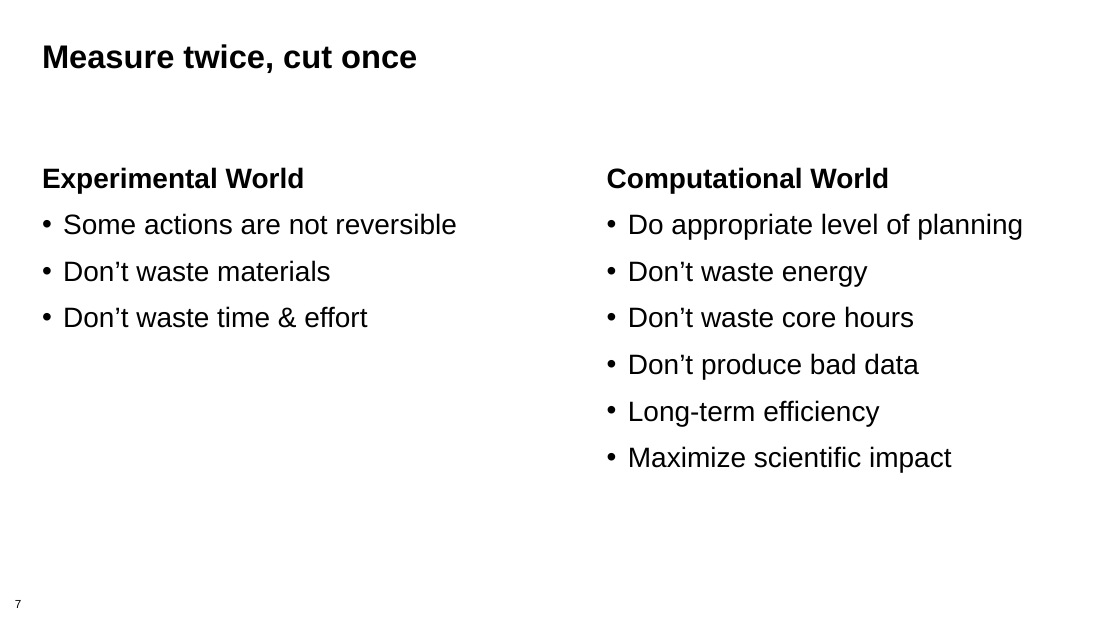
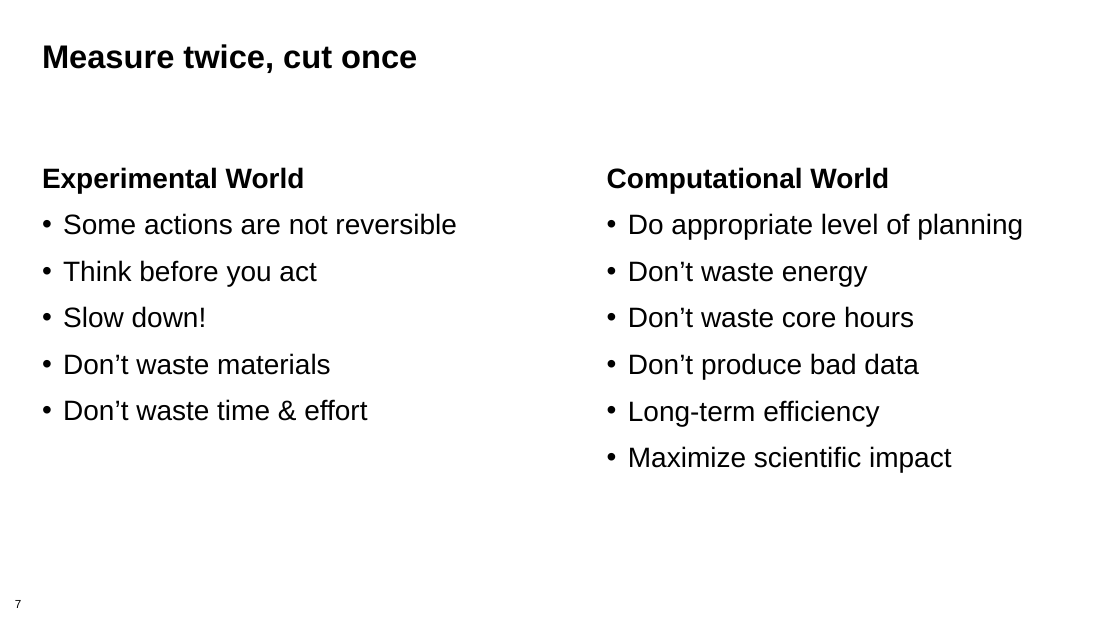
Before and after one commit to bssw-tutorial/presentations, a slide deck: slide 7 of computational-expts.pptx. Drawn at 1120x630 pixels with LibreOffice and Linux fonts; fonts in the diff are those of the drawing; background and template pictures are left out. Boxes give left, top, right and bottom in pixels: in the first picture for what was removed or moved away, otherwise in the second. Text is boxed around its words. In the diff, an @@ line names an element or a change of style, - is before the commit and + after.

```diff
--- a/computational-expts.pptx
+++ b/computational-expts.pptx
@@ text at <box>63,260,316,328</box>: paragraphs added @@
+• Think before you act
+• Slow down!
```
Also in this commit, not shown: 12 other slides changed, 3 slides added, 2 slides removed.
